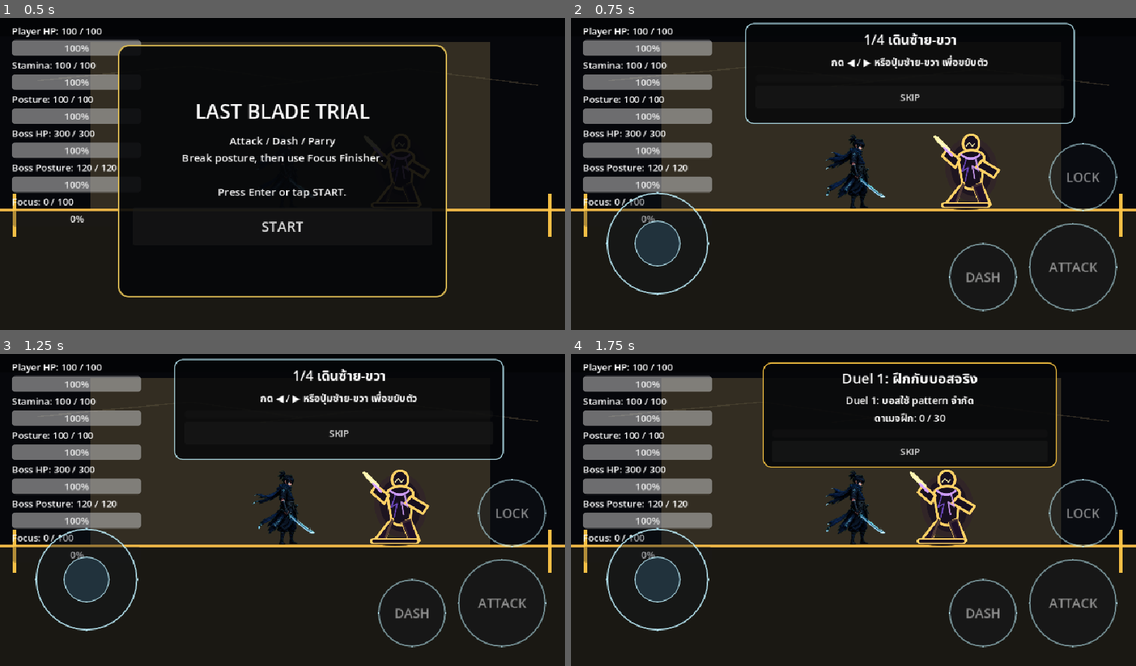
Above: before the commit, frames 1-4 (two rows, left to right).
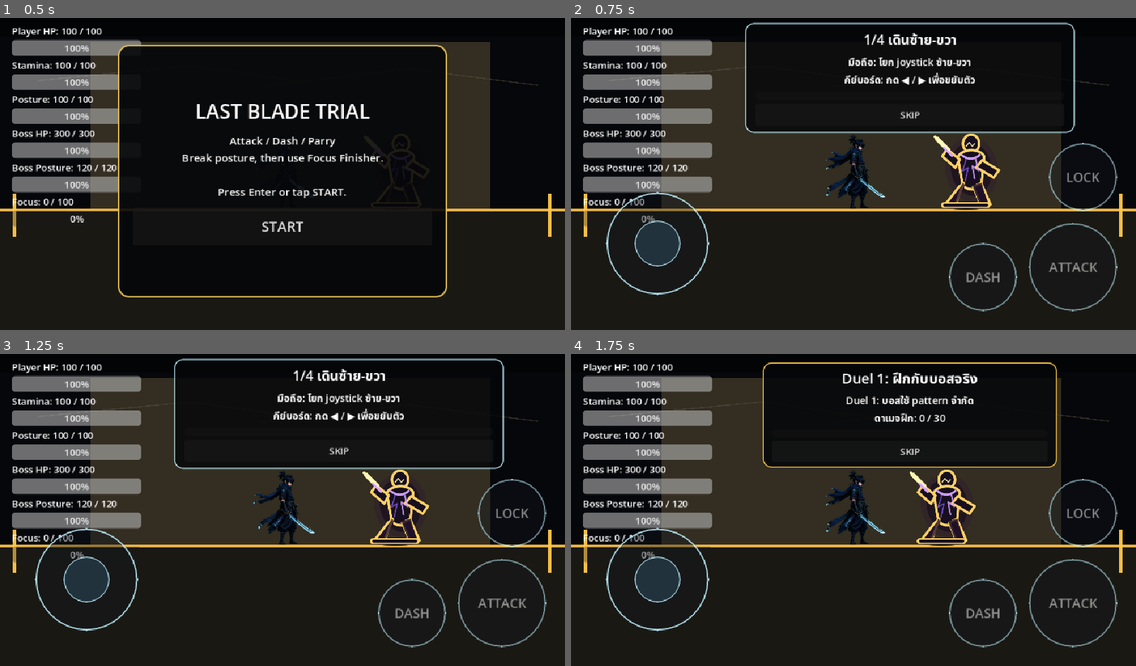
Above: after the commit, the same moments.

Repository: shanwinder/lastblade
Game: Godot game, scene res://scenes/main/BossBrokenMaster.tscn
The game is run twice, just before and just after one commit, with the same random seed, the same clock (stepped at 60 frames per second) and the same inputs.
Inputs:
- Up to frame 1 (0.5 s): no input
- Up to frame 2 (0.75 s): click "START" at 0.5 s
- Up to frame 3 (1.25 s): no input
- Up to frame 4 (1.75 s): click "SKIP" at 1.25 s

Frame 1 is identical in both runs. In frame 2, 3.1% of the frame differs, in the area x 30-90%, y 11-38%; in frame 3, 3.1%; in frame 4, nothing differs.

Commit message:
Update training text for mobile first deflect controls

Diff:
--- a/last-blade-trial/training_coach_manager.gd
+++ b/last-blade-trial/training_coach_manager.gd
@@ -3,7 +3,8 @@
 # =========================
 # TrainingCoachManager.gd
 # ระบบสอนผู้เล่นใหม่แบบสั้นสำหรับ Phase 9 Vertical Slice
-# สอนเดิน / Attack / Dash / Parry ก่อนปล่อยให้บอสเริ่มสู้จริง
+# แนวทาง mobile-first: มือถือใช้ joystick สำหรับ Tap/Movement Deflect
+# ส่วนคีย์บอร์ดใช้ D เป็น Tap Deflect หลัก และซ้าย/ขวาเป็น Movement Deflect เสริม
 # เวอร์ชันนี้เพิ่ม progress bar, ข้อความสำเร็จ และปุ่ม Skip
 # =========================
 
@@ -79,7 +80,7 @@
 	{
 		"id": "move",
 		"title": "1/4 เดินซ้าย-ขวา",
-		"body": "กด ◀ / ▶ หรือปุ่มซ้าย-ขวา เพื่อขยับตัว",
+		"body": "มือถือ: โยก joystick ซ้าย-ขวา\nคีย์บอร์ด: กด ◀ / ▶ เพื่อขยับตัว",
 		"success": "ขยับตัวได้แล้ว"
 	},
 	{
@@ -96,9 +97,9 @@
 	},
 	{
 		"id": "parry",
-		"title": "4/4 Parry",
-		"body": "กด PARRY เมื่อเห็น PARRY! เหนือหัวบอส",
-		"success": "พร้อมฝึกจังหวะ Parry/Dash"
+		"title": "4/4 Deflect",
+		"body": "มือถือ: แตะ joystick ตอนเห็น PARRY!\nคีย์บอร์ด: กด D ตอนเห็น PARRY!",
+		"success": "พร้อมฝึกจังหวะ Deflect / Dash"
 	}
 ]
 
@@ -306,6 +307,8 @@
 		"dash":
 			return Input.is_action_just_pressed("dash")
 		"parry":
+			# คีย์บอร์ดใช้ปุ่ม D / action parry เป็น Tap Deflect หลัก
+			# มือถือยังผ่าน joystick tap จาก TouchControls เหมือนเดิม
 			return Input.is_action_just_pressed("parry")
 		_:
 			return false
@@ -345,7 +348,7 @@
 	set_skip_button_visible(false)
 
 	title_label.text = "พร้อมสู้"
-	body_label.text = "ต่อไปจะฝึกอ่านจังหวะ PARRY! และ DASH!"
+	body_label.text = "ต่อไปจะฝึกอ่านจังหวะ PARRY! และ DASH!\nมือถือแตะ joystick เพื่อ Deflect / คีย์บอร์ดกด D"
 
 	set_boss_training_hold(false)
 
